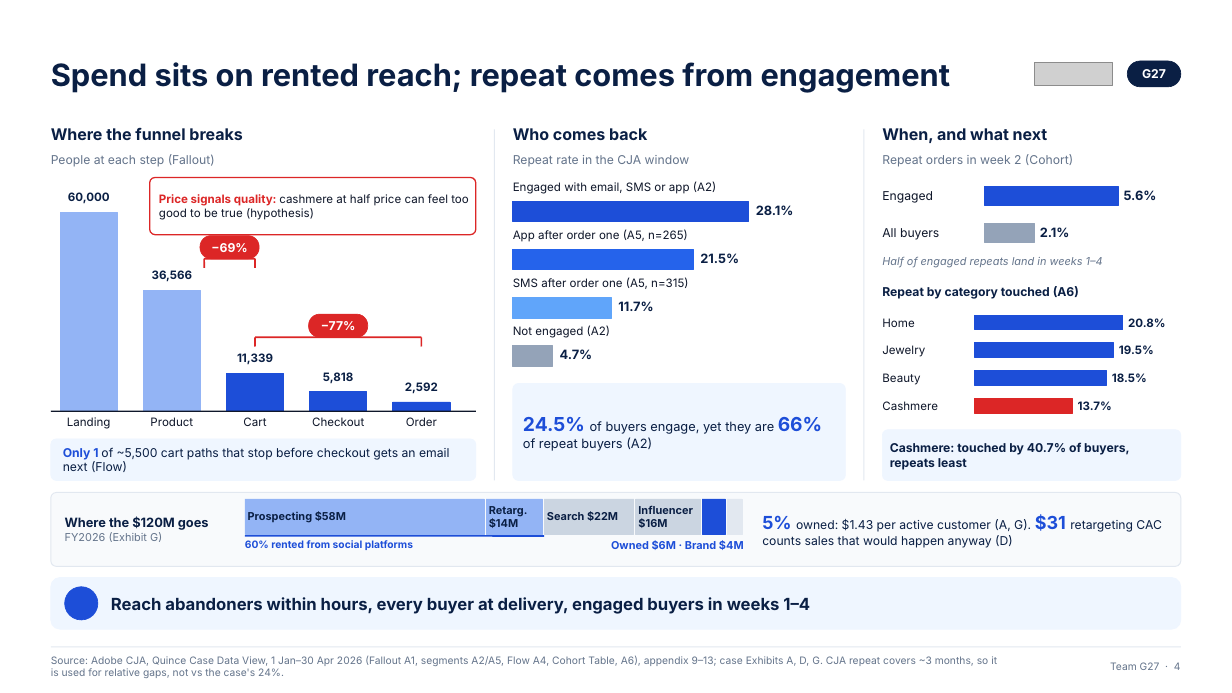
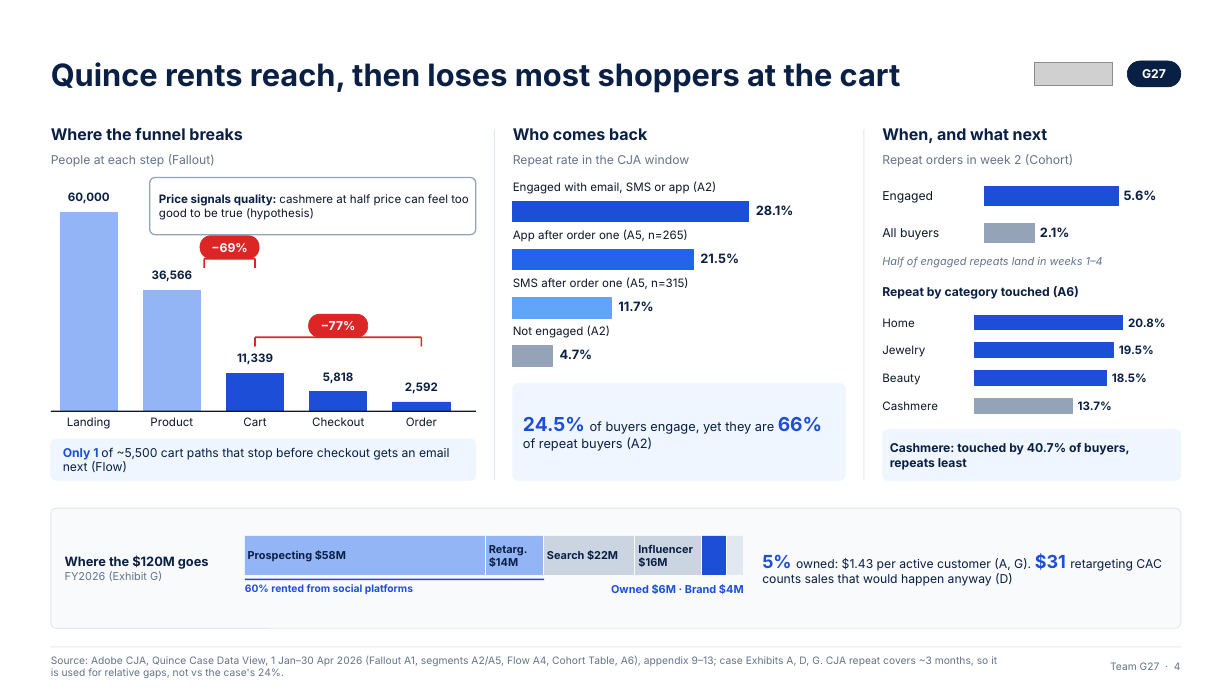
Before and after one commit to ANNYM25/Quince, a slide deck: slide 4 of deck/Team G27.pptx. Drawn at 1232x693 pixels with LibreOffice and Linux fonts; fonts in the diff are those of the drawing; grey boxes stand for pictures; background and template pictures are left out. Boxes give left, top, right and bottom in pixels: in the first picture for what was removed or moved away, otherwise in the second. Text is boxed around its words. In the diff, an @@ line names an element or a change of style, - is before the commit and + after.

```diff
--- a/deck/Team G27.pptx
+++ b/deck/Team G27.pptx
@@ text at box(51, 62, 901, 92): text changed @@
-Spend sits on rented reach; repeat comes from engagement
+Quince rents reach, then loses most shoppers at the cart
@@ rounded rectangle at box(150, 177, 476, 235): outline #DC2626 1 pt to #94A3B8 1 pt @@
@@ text "Price signals quality: cashmere at ..." at box(159, 194, 469, 220): text colour #DC2626 to #0A1F44 in "Price signals quality:" @@
@@ rectangle at box(975, 398, 1072, 413): fill #DC2626 to #94A3B8; outline #DC2626 0.5 pt to #94A3B8 0.5 pt @@
@@ rounded rectangle: place and size @@
-rounded rectangle at box(51, 493, 1181, 567)
+rounded rectangle at box(51, 508, 1181, 628)
@@ rounded rectangle at box(51, 508, 1181, 628): proportions changed @@
@@ text "Where the $120M goes": place and size @@
-text "Where the $120M goes" at box(65, 517, 209, 542)
+text "Where the $120M goes" at box(65, 555, 209, 581)
@@ text "5% owned: $1.43 per active ...": place and size @@
-text "5% owned: $1.43 per active ..." at box(762, 514, 1162, 548)
+text "5% owned: $1.43 per active ..." at box(762, 553, 1162, 586)
@@ rectangle: place and size @@
-rectangle at box(245, 499, 484, 534)
+rectangle at box(245, 536, 484, 575)
@@ text "Prospecting $58M": place and size @@
-text "Prospecting $58M" at box(248, 511, 346, 523)
+text "Prospecting $58M" at box(248, 550, 346, 562)
@@ rectangle: place and size @@
-rectangle at box(486, 499, 543, 534)
+rectangle at box(486, 536, 543, 575)
@@ text "Retarg. $14M": place and size @@
-text "Retarg. $14M" at box(489, 506, 528, 528)
+text "Retarg. $14M" at box(489, 545, 528, 567)
@@ rectangle: place and size @@
-rectangle at box(544, 499, 634, 534)
+rectangle at box(544, 536, 634, 575)
@@ text "Search $22M": place and size @@
-text "Search $22M" at box(547, 511, 618, 521)
+text "Search $22M" at box(547, 550, 618, 560)
@@ rectangle: place and size @@
-rectangle at box(636, 499, 701, 534)
+rectangle at box(636, 536, 701, 575)
@@ text "Influencer $16M": place and size @@
-text "Influencer $16M" at box(638, 505, 693, 528)
+text "Influencer $16M" at box(638, 544, 693, 567)
@@ rectangle: place and size @@
-rectangle at box(702, 499, 726, 534)
+rectangle at box(702, 536, 726, 575)
@@ rectangle: place and size @@
-rectangle at box(727, 499, 742, 534)
+rectangle at box(727, 536, 742, 575)
@@ rounded rectangle removed at box(51, 578, 1181, 629) @@
@@ ellipse removed at box(65, 587, 98, 620) @@
@@ text removed at box(111, 597, 810, 614) @@
-Reach abandoners within hours, every buyer at delivery, engaged buyers in weeks 1–4
@@ 2 texts, 1 line: place and size @@
-2 texts, 1 line at box(245, 536, 744, 552)
+2 texts, 1 line at box(245, 579, 744, 595)
```
Also in this commit, not shown: 5 other slides changed, 2 slides added, 2 slides removed, 2 other files.
